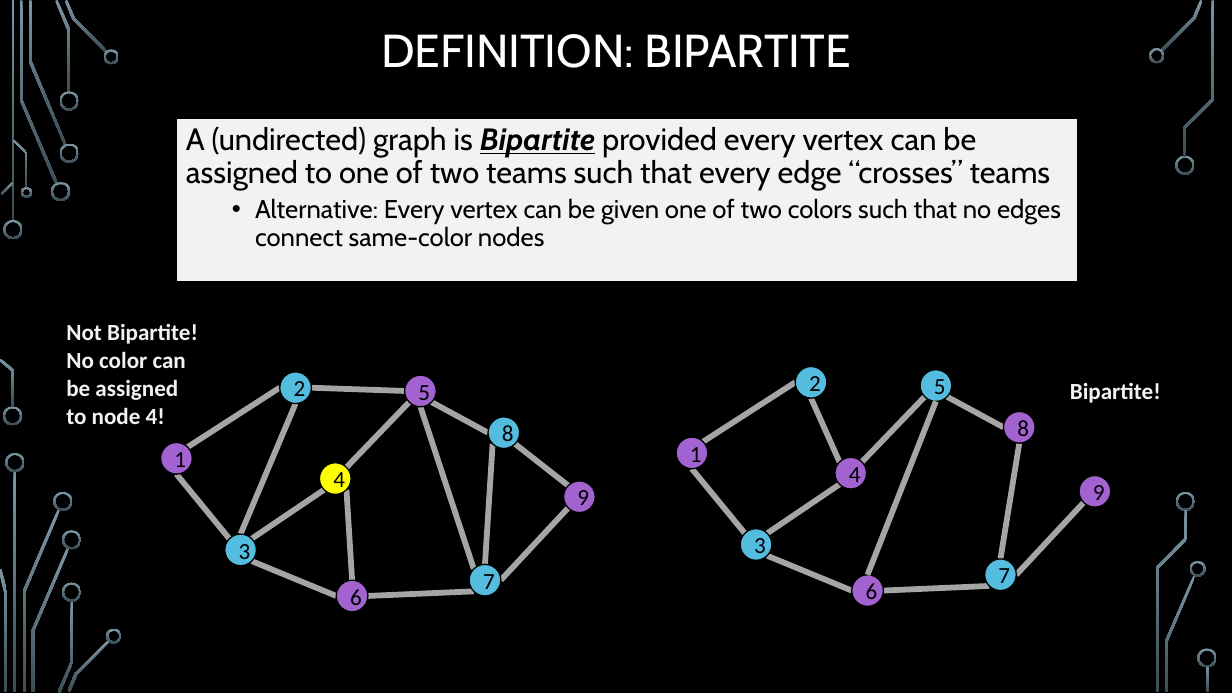
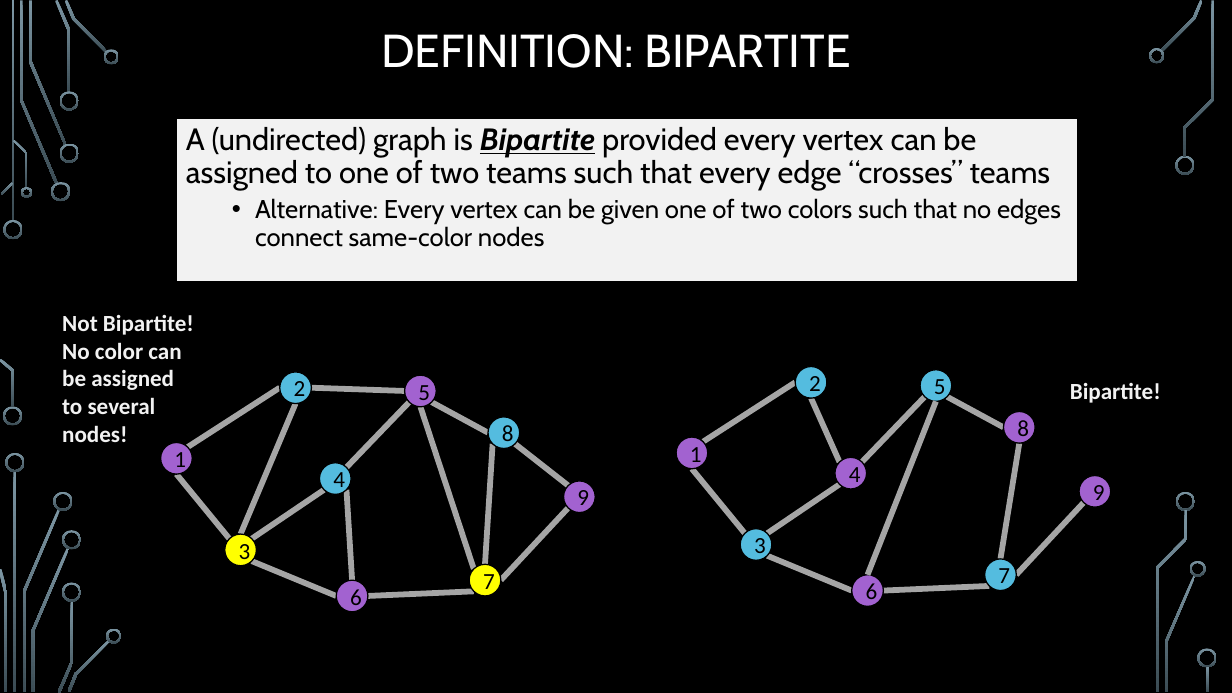
Before and after one commit to markfloryan/dsa2, a slide deck: slide 43 of slides/01-1-GraphsIntroBFS.pptx. Drawn at 1232x693 pixels with LibreOffice and Linux fonts; fonts in the diff are those of the drawing; background and template pictures are left out. Boxes give left, top, right and bottom in pixels: in the first picture for what was removed or moved away, otherwise in the second. Text is boxed around its words. In the diff, an @@ line names an element or a change of style, - is before the commit and + after.

```diff
--- a/slides/01-1-GraphsIntroBFS.pptx
+++ b/slides/01-1-GraphsIntroBFS.pptx
@@ text at (x1=62, y1=314, x2=194, y2=442): text changed @@
-Not Bipartite! No color can be assigned to node 4!
+Not Bipartite! No color can be assigned to several nodes!
@@ ellipse "4" at (x1=320, y1=463, x2=351, y2=494): fill #FFFF00 to #54BCDF @@
@@ ellipse "3" at (x1=225, y1=534, x2=256, y2=566): fill #54BCDF to #FFFF00 @@
@@ ellipse "7" at (x1=470, y1=565, x2=501, y2=596): fill #54BCDF to #FFFF00 @@
```
Also in this commit, not shown: 1 other slide changed, 3 other files.
